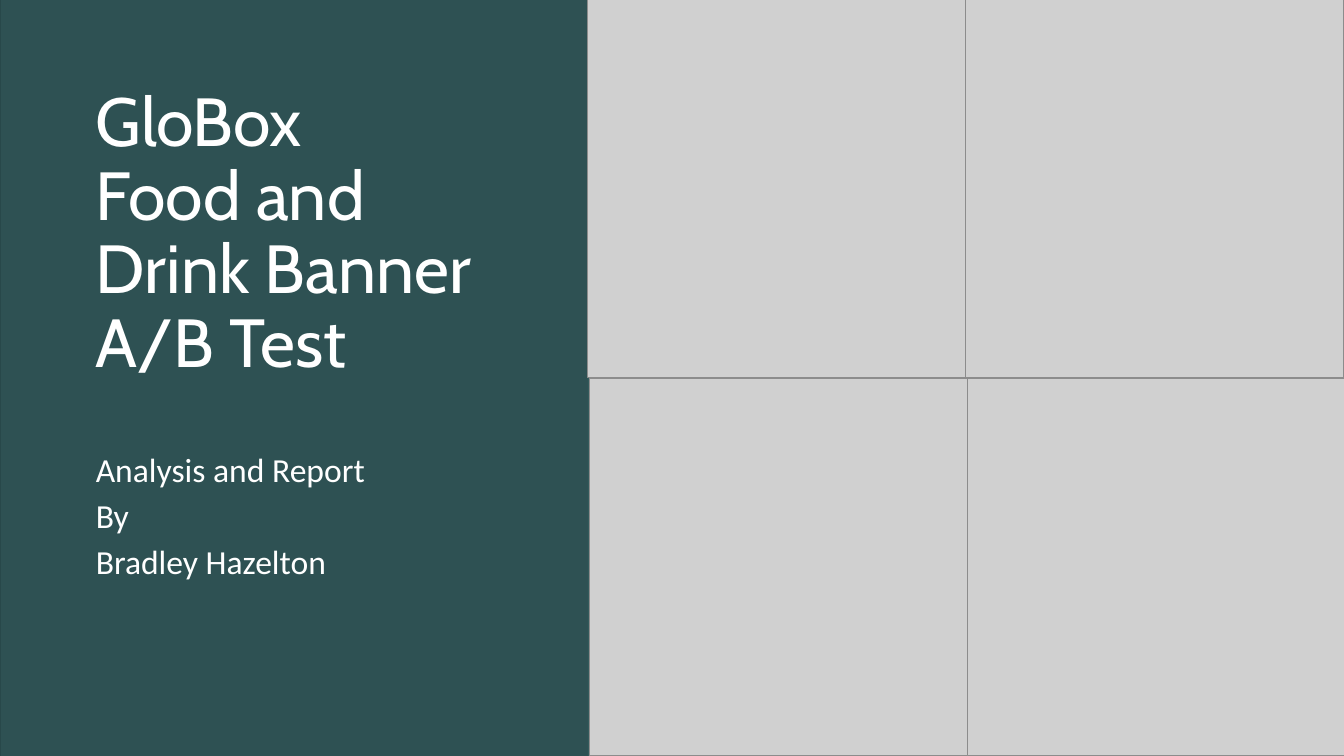
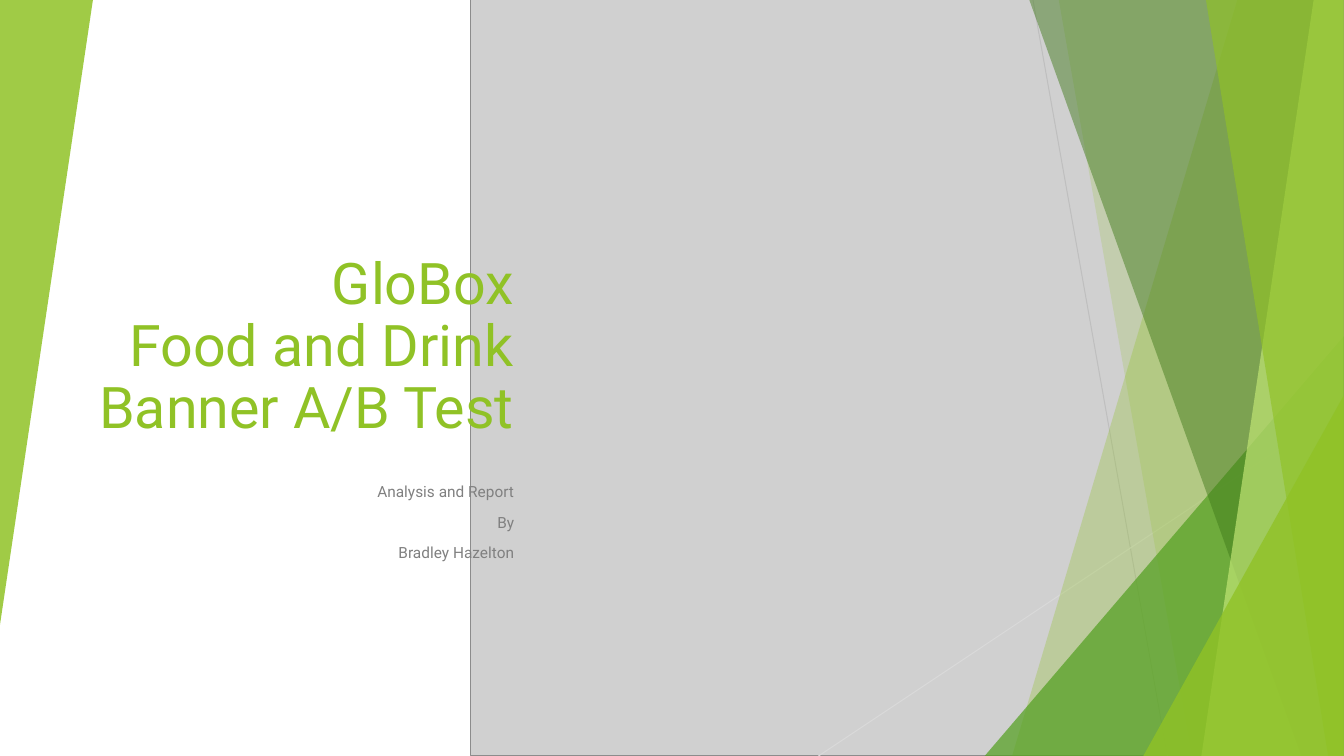
Before and after one commit to bhazeltn/Globox_AB_Project, a slide deck: slide 1 of Globox.pptx. Drawn at 1344x756 pixels with LibreOffice and Linux fonts; fonts in the diff are those of the drawing; grey boxes stand for pictures. Boxes give left, top, right and bottom in pixels: in the first picture for what was removed or moved away, otherwise in the second. Text is boxed around its words. In the diff, an @@ line names an element or a change of style, - is before the commit and + after.

Commit message:
Revised report and Presentation

```diff
--- a/Globox.pptx
+++ b/Globox.pptx
@@ background #213A3B to #FFFFFF @@
@@ rectangle removed at (x1=0, y1=0, x2=1344, y2=756) @@
@@ rectangle removed at (x1=0, y1=0, x2=1344, y2=756) @@
@@ group added at (x1=0, y1=0, x2=1344, y2=756): 5 freeform shapes, 3 triangles @@
@@ picture added at (x1=471, y1=0, x2=1344, y2=756) @@
@@ picture removed at (x1=588, y1=0, x2=966, y2=378) @@
@@ rectangle removed at (x1=966, y1=0, x2=1344, y2=378) @@
@@ picture removed at (x1=966, y1=0, x2=1344, y2=378) @@
@@ freeform shape added at (x1=1012, y1=0, x2=1344, y2=756), fill #90C226 at 30% opacity @@
@@ freeform shape added at (x1=1029, y1=0, x2=1344, y2=756), fill #3F7819 at 47% opacity @@
@@ line added from (1033, 0) to (1168, 756), #BFBFBF 0.75 pt @@
@@ freeform shape added at (x1=1059, y1=0, x2=1344, y2=756), fill #90C226 at 20% opacity @@
@@ freeform shape added at (x1=1202, y1=0, x2=1344, y2=756), fill #C0E474 at 70% opacity @@
@@ freeform shape added at (x1=1206, y1=0, x2=1344, y2=756), fill #90C226 at 65% opacity @@
@@ title "GloBox Food and Drink Banner ..." moved from (x1=96, y1=95, x2=471, y2=373) to (x1=99, y1=252, x2=514, y2=443) @@
@@ title "GloBox Food and Drink Banner ..." at (x1=99, y1=252, x2=514, y2=443): size 48.6 to 41 pt, font Cabin to Roboto, text colour #FFFFFF to #90C226; alignment left to right @@
@@ triangle added at (x1=985, y1=336, x2=1344, y2=756), fill #54A021 at 72% opacity @@
@@ rectangle removed at (x1=588, y1=378, x2=966, y2=756) @@
@@ picture removed at (x1=590, y1=378, x2=968, y2=756) @@
@@ rectangle removed at (x1=966, y1=378, x2=1344, y2=756) @@
@@ picture removed at (x1=967, y1=378, x2=1344, y2=756) @@
@@ line added from (1344, 406) to (819, 756), #D9D9D9 0.75 pt @@
@@ triangle added at (x1=1143, y1=396, x2=1344, y2=756), fill #90C226 at 80% opacity @@
@@ subtitle "Analysis and Report" moved from (x1=96, y1=458, x2=365, y2=580) to (x1=377, y1=483, x2=514, y2=563) @@
@@ subtitle "Analysis and Report" at (x1=377, y1=483, x2=514, y2=563): size 24 to 11 pt, font Calibri to Roboto, text colour #FFFFFF to #808080; alignment left to right; line spacing 0.8 to 0.9 @@
```
Also in this commit, not shown: 9 other slides changed, 5 other files.
